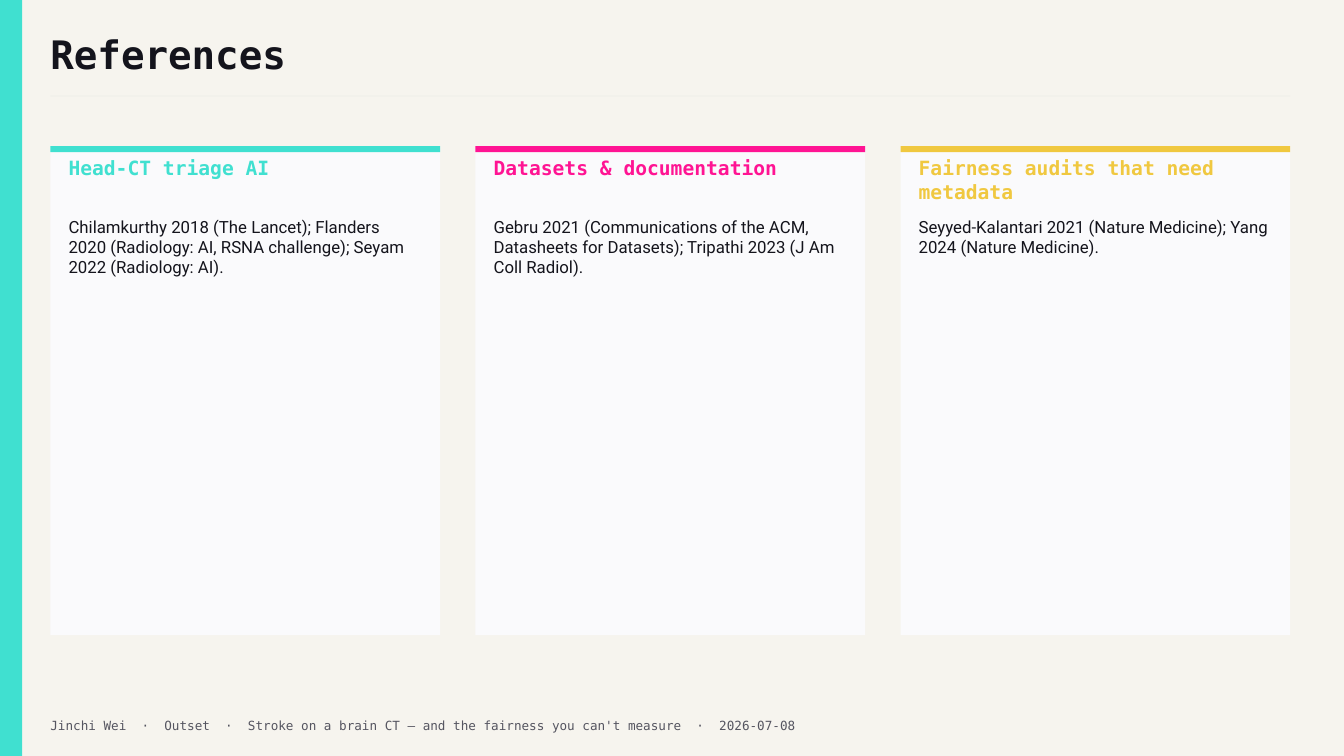
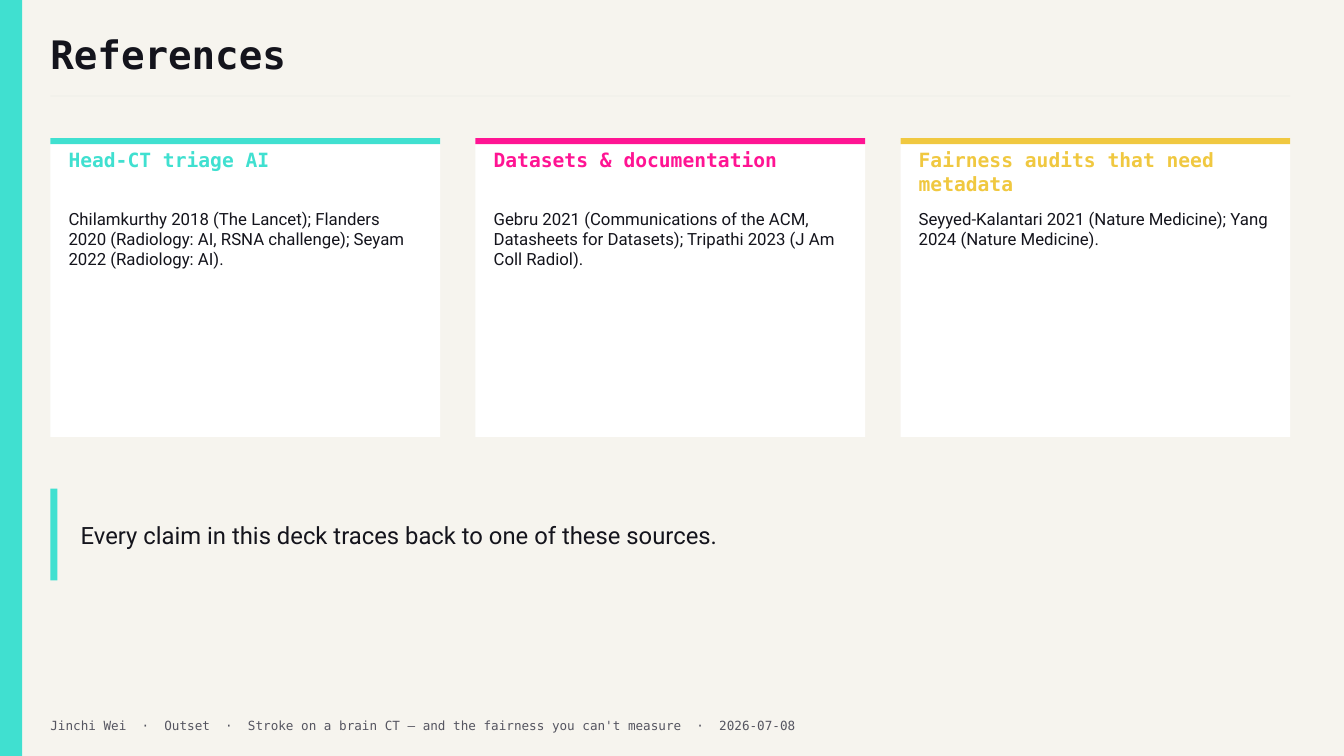
Before and after one commit to jinchiwei/outset-ai-healthcare, a slide deck: slide 17 of solutions/g3_brain_ct/slides/g3_brain_ct.pptx. Drawn at 1344x756 pixels with LibreOffice and Linux fonts; fonts in the diff are those of the drawing. Boxes give left, top, right and bottom in pixels: in the first picture for what was removed or moved away, otherwise in the second. Text is boxed around its words. In the diff, an @@ line names an element or a change of style, - is before the commit and + after.

```diff
--- a/solutions/g3_brain_ct/slides/g3_brain_ct.pptx
+++ b/solutions/g3_brain_ct/slides/g3_brain_ct.pptx
@@ rectangle: place and size @@
-rectangle at <box>50,146,441,635</box>
+rectangle at <box>50,138,441,437</box>
@@ rectangle: place and size @@
-rectangle at <box>476,146,866,635</box>
+rectangle at <box>476,138,866,437</box>
@@ 3 texts, 3 rectangles: place and size @@
-3 texts, 3 rectangles at <box>50,146,1291,200</box>
+3 texts, 3 rectangles at <box>50,138,1291,192</box>
@@ fill #FAFAFC to #FFFFFF in 3 elements at <box>50,138,441,437</box>, <box>476,138,866,437</box>, <box>900,138,1291,437</box> @@
@@ rectangle: place and size @@
-rectangle at <box>900,146,1291,635</box>
+rectangle at <box>900,138,1291,437</box>
@@ text "Chilamkurthy 2018 (The Lancet); Flanders ...": place and size @@
-text "Chilamkurthy 2018 (The Lancet); Flanders ..." at <box>69,219,404,277</box>
+text "Chilamkurthy 2018 (The Lancet); Flanders ..." at <box>69,211,404,269</box>
@@ text "Gebru 2021 (Communications of the ...": place and size @@
-text "Gebru 2021 (Communications of the ..." at <box>494,220,835,277</box>
+text "Gebru 2021 (Communications of the ..." at <box>494,212,835,269</box>
@@ text "Seyyed-Kalantari 2021 (Nature Medicine); Yang ...": place and size @@
-text "Seyyed-Kalantari 2021 (Nature Medicine); Yang ..." at <box>919,219,1267,257</box>
+text "Seyyed-Kalantari 2021 (Nature Medicine); Yang ..." at <box>919,211,1267,249</box>
@@ rectangle added at <box>50,489,57,581</box>, fill #40E0D0 @@
@@ text added at <box>81,526,717,549</box>, 17 pt, text #14141C @@
+Every claim in this deck traces back to one of these sources.
```
Also in this commit, not shown: 10 other slides changed, 2 other files.
